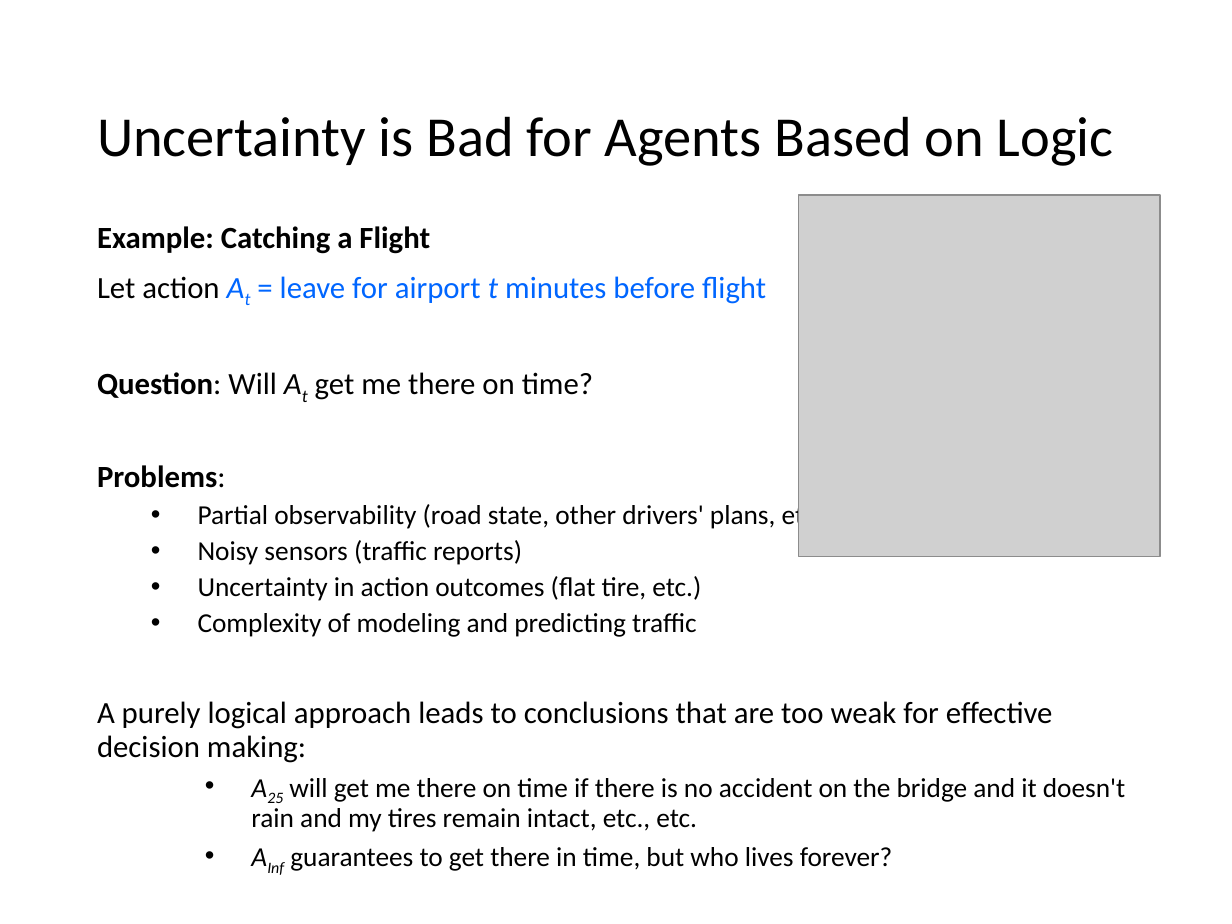
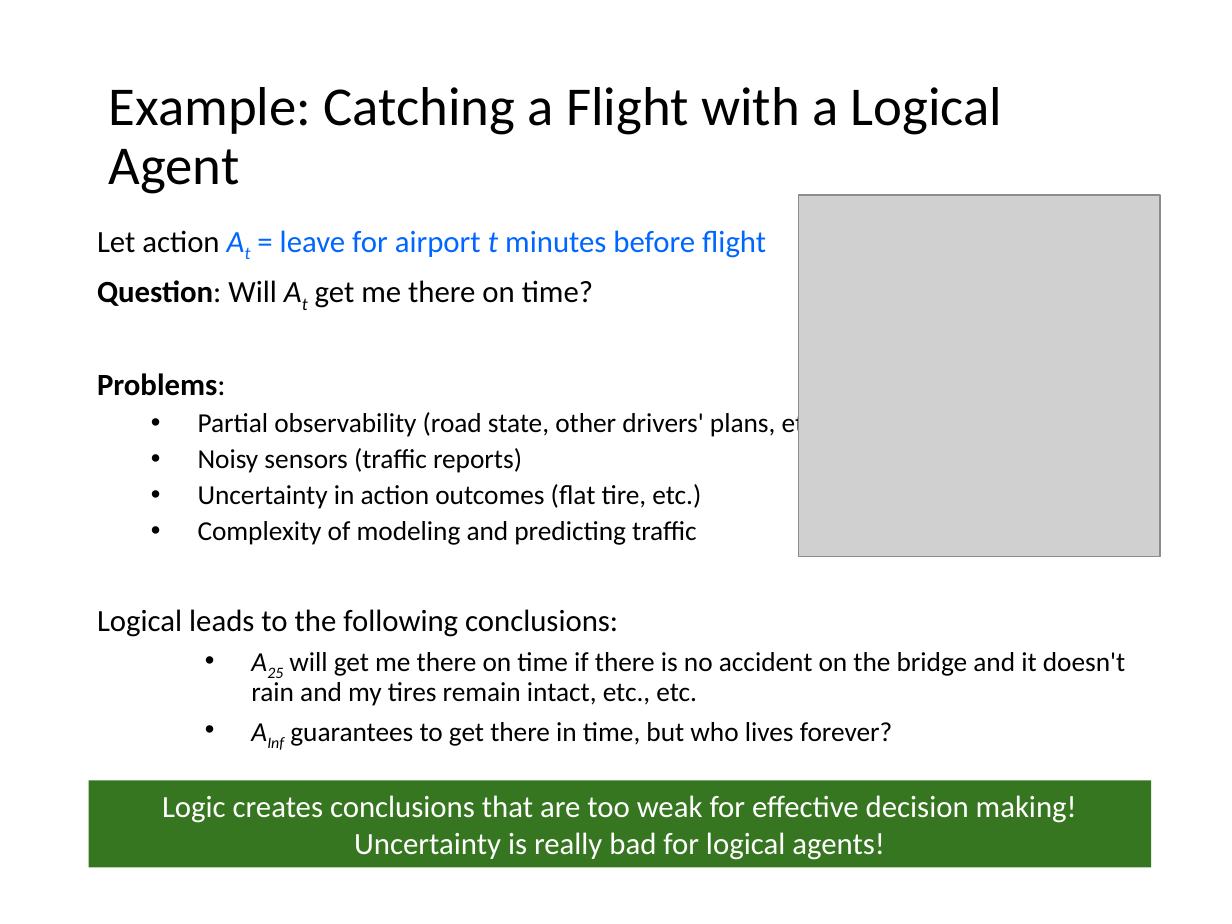
Before and after one commit to mhahsler/CS7320-AI, a slide deck: slide 3 of slides/12_uncertainty.pptx. Drawn at 1232x924 pixels with LibreOffice and Linux fonts; fonts in the diff are those of the drawing; grey boxes stand for pictures. Boxes give left, top, right and bottom in pixels: in the first picture for what was removed or moved away, otherwise in the second. Text is boxed around its words. In the diff, an @@ line names an element or a change of style, - is before the commit and + after.

```diff
--- a/slides/12_uncertainty.pptx
+++ b/slides/12_uncertainty.pptx
@@ title at (x1=109, y1=87, x2=1003, y2=194): text changed; size 33 to 32 pt @@
-Uncertainty is Bad for Agents Based on Logic
+Example: Catching a Flight with a Logical Agent
@@ text at (x1=97, y1=226, x2=430, y2=254): paragraph removed @@
-Example: Catching a Flight
@@ text at (x1=97, y1=609, x2=618, y2=637): text changed @@
-A purely logical approach leads to conclusions that are too weak for effective decision making:
+Logical leads to the following conclusions:
@@ rectangle added at (x1=89, y1=780, x2=1151, y2=867), fill #377620, 18 pt, text #FFFFFF @@
+Logic creates conclusions that are too weak for effective decision making!
+Uncertainty is really bad for logical agents!
```
Also in this commit, not shown: 30 other slides changed, 30 other files.
